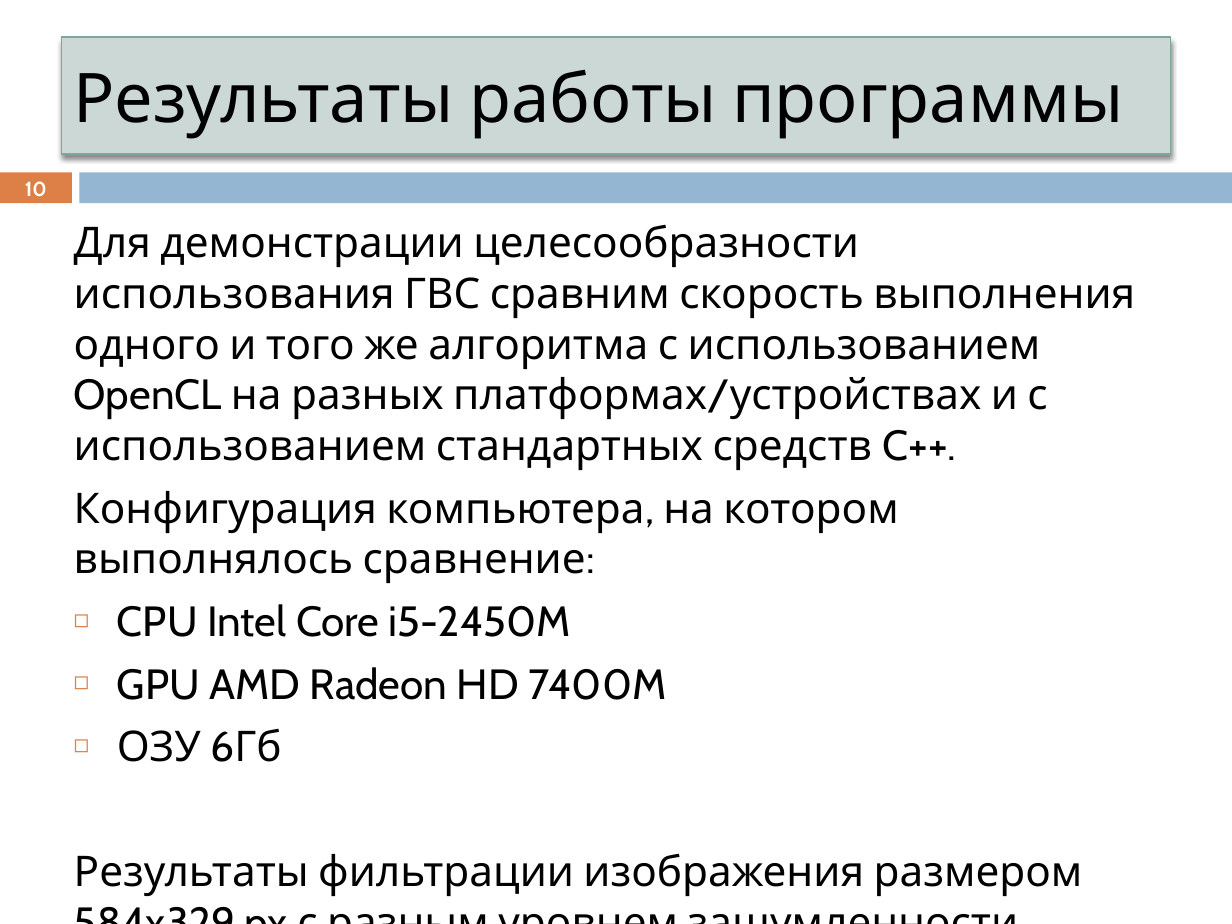
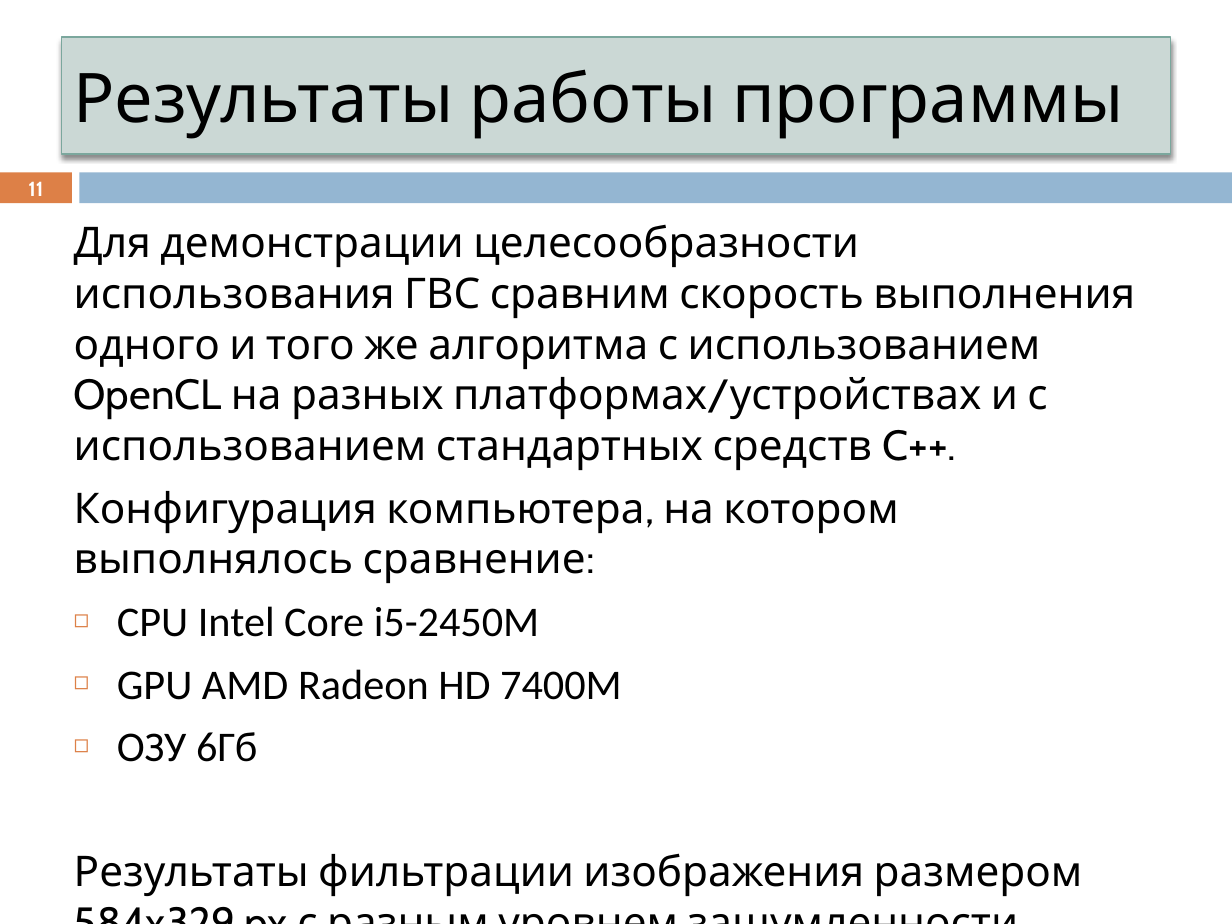
Before and after one commit to ustadenis/OpenCLImageFilter, a slide deck: slide 11 of Diplom/Презентация.pptx (slide 10 before the commit). Drawn at 1232x924 pixels with LibreOffice and Linux fonts; fonts in the diff are those of the drawing. Boxes give left, top, right and bottom in pixels: in the first picture for what was removed or moved away, otherwise in the second. Text is boxed around its words. In the diff, an @@ line names an element or a change of style, - is before the commit and + after.

```diff
--- a/Diplom/Презентация.pptx
+++ b/Diplom/Презентация.pptx
@@ page number at <box>28,181,43,196</box>: text changed @@
-10
+11
@@ text at <box>117,606,622,762</box>: font Cabin to Calibri in "CPU Intel Core i5-2450M", "GPU AMD Radeon HD 7400M", "ОЗУ 6Гб" @@
```
Also in this commit, not shown: 1 slide added, 1 other file.
